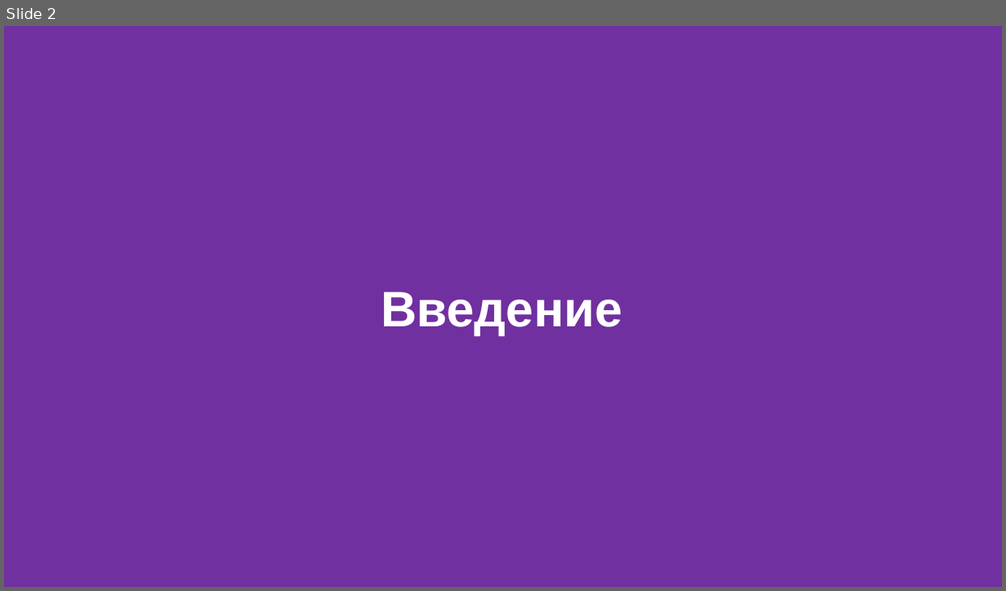
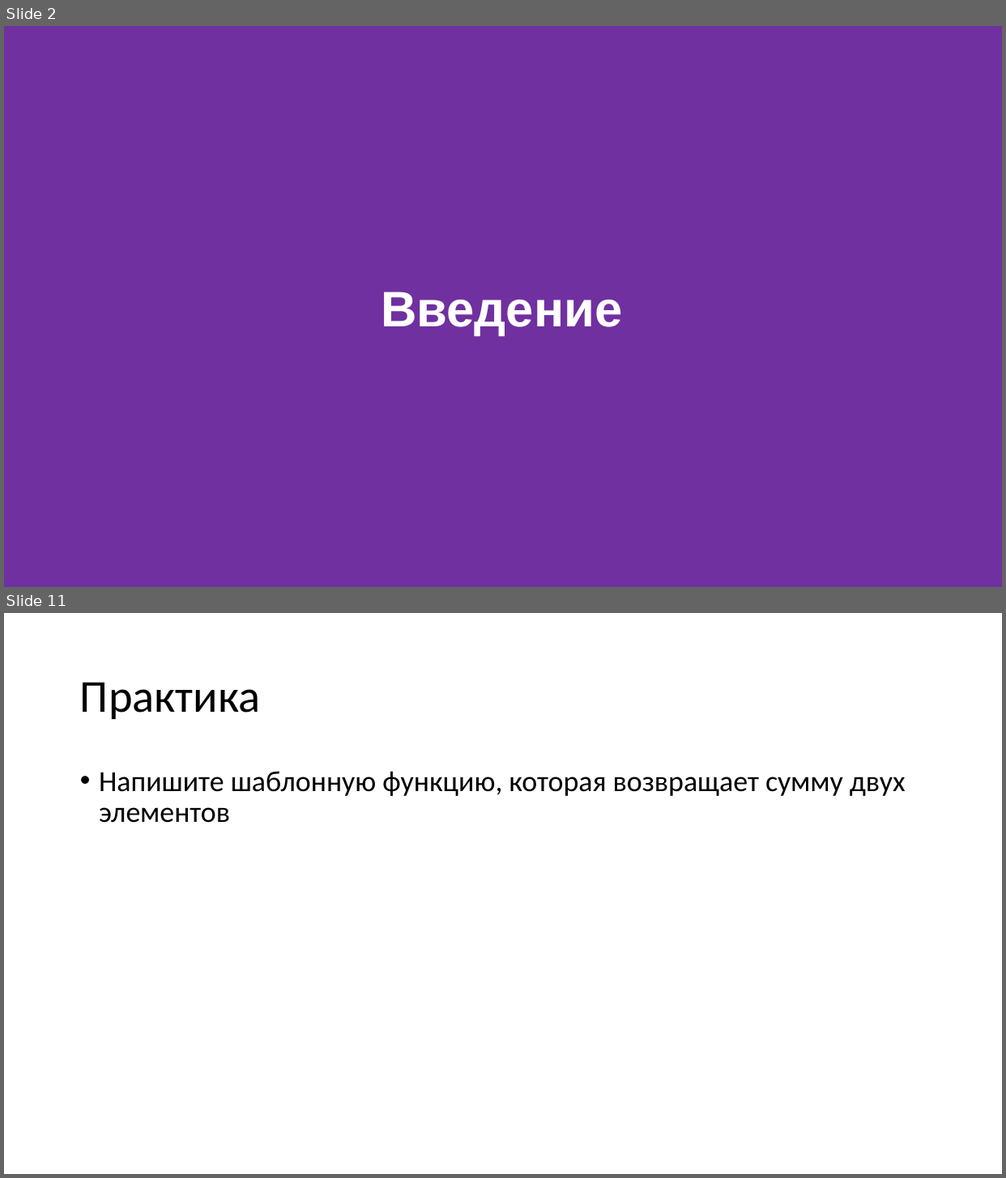
Before and after one commit to FloyzenCode/cpp-lectures, a slide deck: lecture6/lecture6.pptx. Shown one above the other, each under a label of ours: slide 2 before the commit, slides 2 and 11 after it; the slides between them are not shown. The pictures are 1006x591 and 1006x1178 pixels, drawn with LibreOffice and Linux fonts; fonts in the diff are those of the drawing. Boxes give left, top, right and bottom in pixels: in the first picture for what was removed or moved away, otherwise in the second. Text is boxed around its words. In the diff, an @@ line names an element or a change of style, - is before the commit and + after.

```diff
--- a/lecture6/lecture6.pptx
+++ b/lecture6/lecture6.pptx
@@ slide 11 added at <box>4,613,1002,1174</box>, background #FFFFFF @@
@@ title added at <box>80,682,261,719</box>, 44 pt, text #000000 @@
+Практика
@@ text added at <box>99,771,906,823</box>, 28 pt, text #000000 @@
+• Напишите шаблонную функцию, которая возвращает сумму двух элементов
```
Also in this commit, not shown: 42 other slides added, 17 other files.
